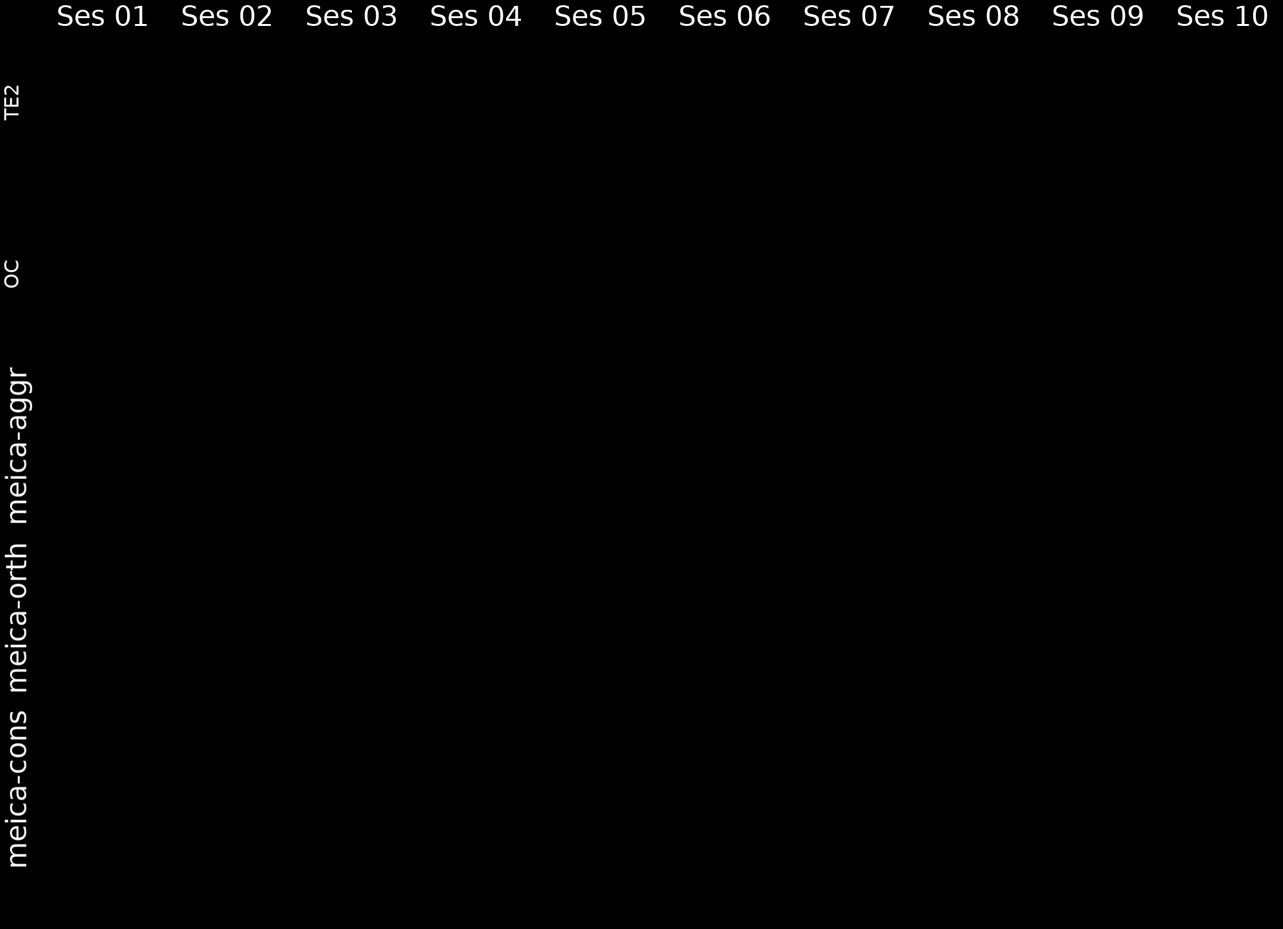
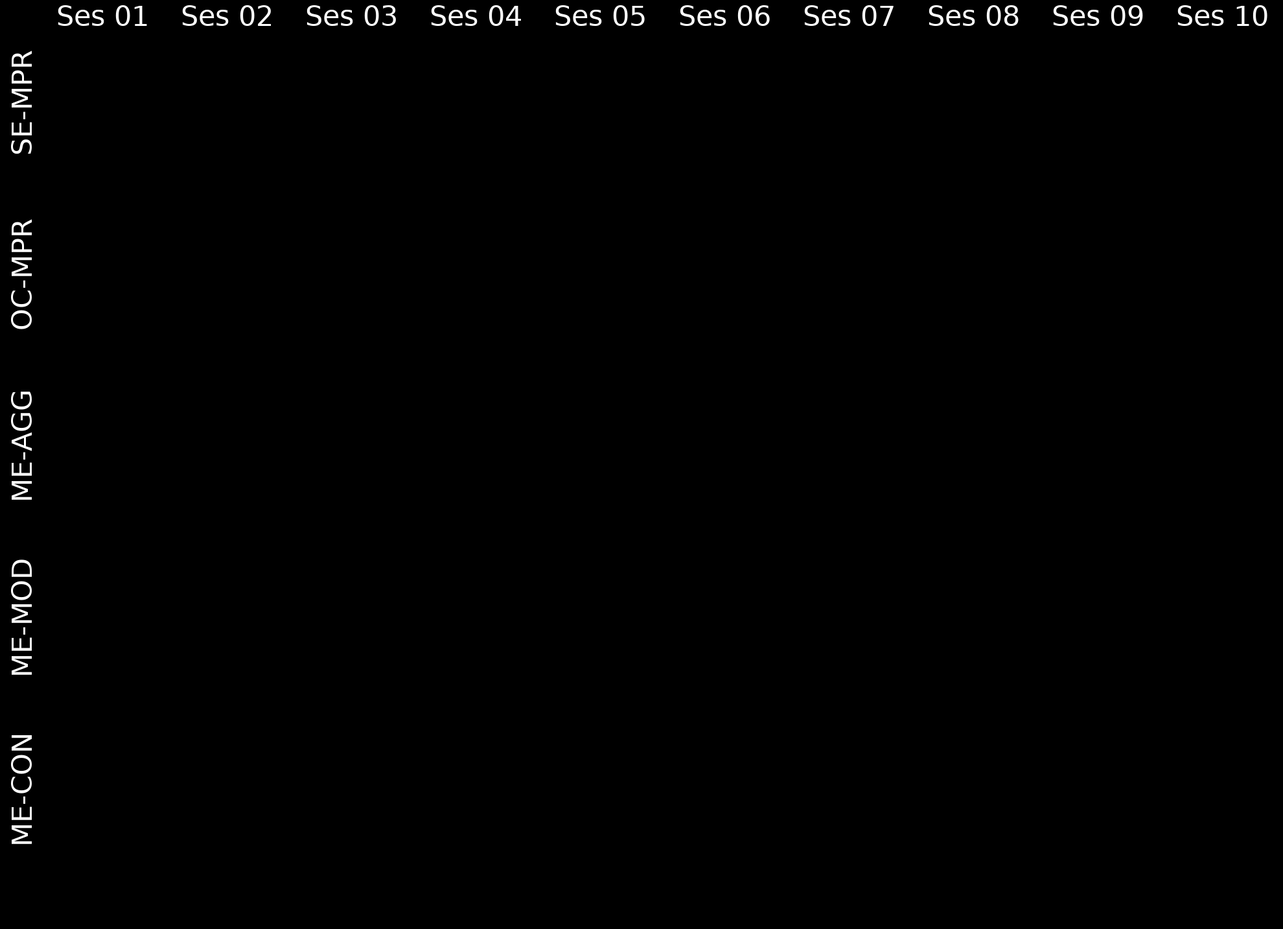
Layered file, before and after one edit (1283×929). Changes by layer:
renamed "meica-cons" to "ME-CON", painted on it over bbox(4, 710, 32, 867)
renamed "meica-orth" to "ME-MOD", painted on it over bbox(4, 543, 32, 692)
renamed "meica-aggr" to "ME-AGG", painted on it over bbox(4, 366, 33, 523)
renamed "OC" to "OC-MPR", moved it above "SE-MPR", painted on it over bbox(3, 219, 32, 330)
renamed "TE2" to "SE-MPR", painted on it over bbox(3, 50, 32, 155)
